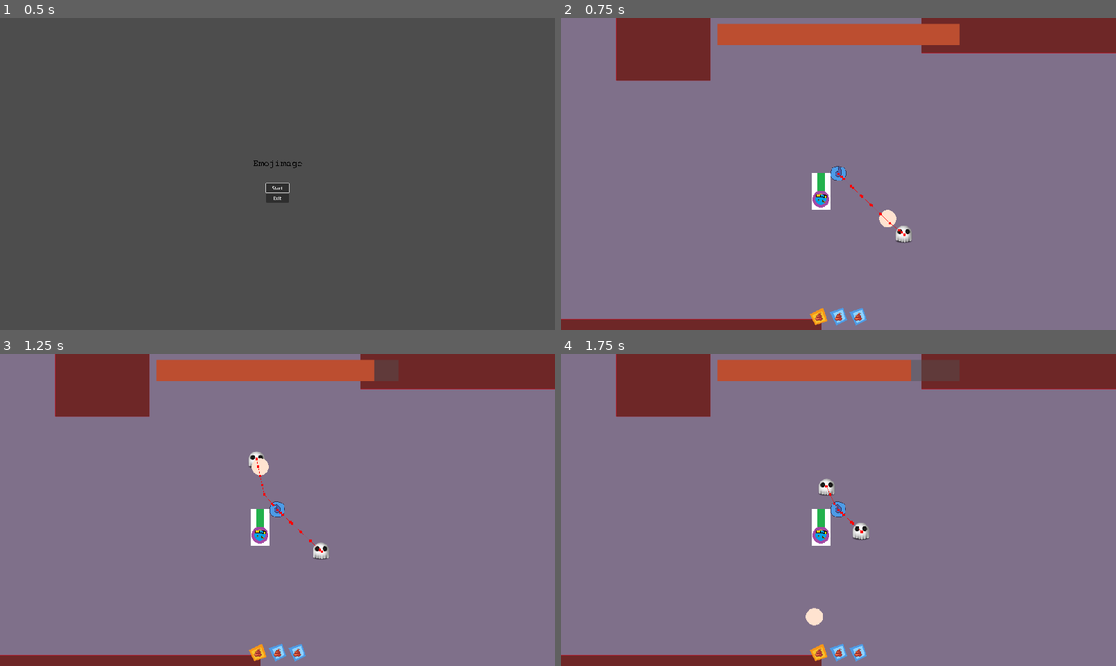
Above: before the commit, frames 1-4 (two rows, left to right).
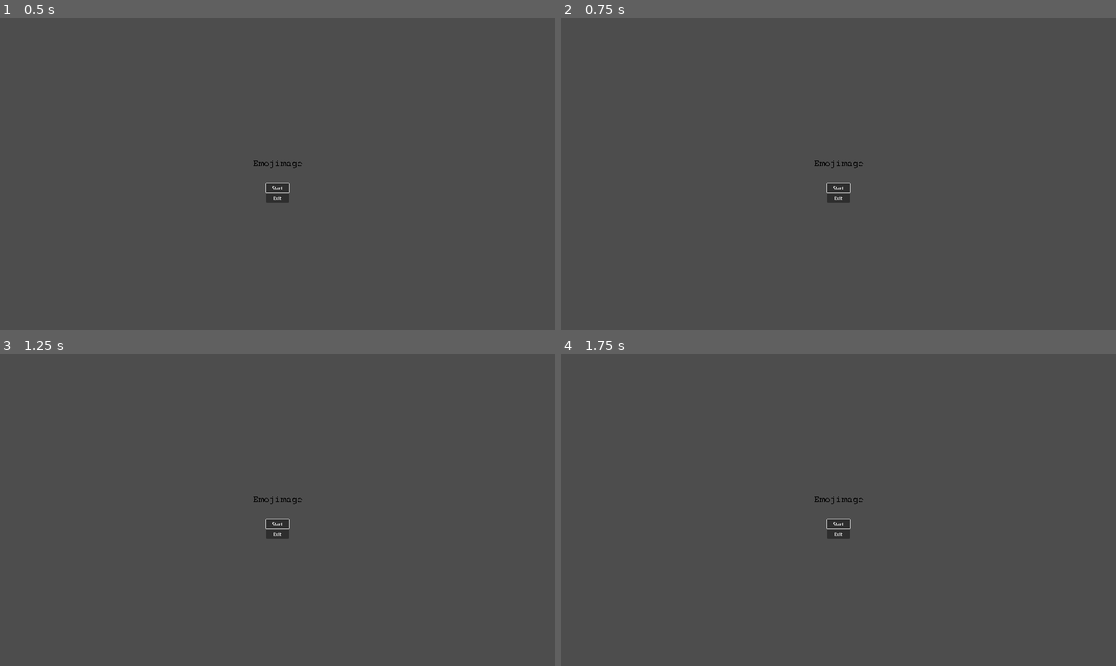
Above: after the commit, the same moments.

Repository: JulianNeuberger/EmojiMage
Game: Godot game, scene res://gui/MainMenu/MainMenu.tscn
The game is run twice, just before and just after one commit, with the same random seed, the same clock (stepped at 60 frames per second) and the same inputs.
Inputs (mouse positions are in pixels of both pictures, inside the frame that each line leads up to):
- Up to frame 1 (0.5 s): no input
- Up to frame 2 (0.75 s): click "Start" at 0.5 s
- Up to frame 3 (1.25 s): no input
- Up to frame 4 (1.75 s): click (838, 522) at 1.25 s, where only the run after the commit has a clickable "Start"

Frame 1 is identical in both runs. In frame 2, 100% of the frame differs, in the area x 0-100%, y 0-100%; in frame 3, 100%; in frame 4, 100%.

Commit message:
add levels

Diff:
--- /dev/null
+++ b/PlayerInputs/PlayerMainMenuHandler.gd
@@ -0,0 +1,8 @@
+extends Node
+signal toggle_admin_panel
+
+
+func _process(delta):
+	var pressed = Input.is_action_just_pressed("AdminPanel")
+	if pressed:
+		self.toggle_admin_panel.emit()
--- /dev/null
+++ b/PlayerInputs/PlayerMainMenuHandler.tscn
@@ -0,0 +1,6 @@
+[gd_scene load_steps=2 format=3 uid="uid://ct4udox2r2r15"]
+
+[ext_resource type="Script" path="res://PlayerInputs/PlayerMainMenuHandler.gd" id="1_x5x7g"]
+
+[node name="PlayerMainMenuHandler" type="Node"]
+script = ExtResource("1_x5x7g")
--- /dev/null
+++ b/gui/AdminTerminal/AdminTerminal.gd
@@ -0,0 +1,23 @@
+extends LineEdit
+
+var LEVEL_SELECT = "Level="
+func grab_gui_focus():
+	grab_focus()
+
+
+func _on_text_submitted(new_text: String):
+	if new_text.begins_with(LEVEL_SELECT):
+		change_level_to(new_text.erase(0, len(LEVEL_SELECT)))
+
+func change_level_to(name: String):
+	match(name):
+		"Level1":
+			get_tree().change_scene_to_file("res://levels/Level1/Level1.tscn")
+		"Level2":
+			get_tree().change_scene_to_file("res://levels/Level2/Level2.tscn")
+		"Level3":
+			get_tree().change_scene_to_file("res://levels/Level3/Level3.tscn")
+		"Level4":
+			get_tree().change_scene_to_file("res://levels/Level4/Level4.tscn")
+		"Level5":
+			get_tree().change_scene_to_file("res://levels/Level5/Level5.tscn")
--- /dev/null
+++ b/gui/AdminTerminal/AdminTerminal.tscn
@@ -0,0 +1,16 @@
+[gd_scene load_steps=2 format=3 uid="uid://sevmmo1nmpks"]
+
+[ext_resource type="Script" path="res://gui/AdminTerminal/AdminTerminal.gd" id="1_fcaxu"]
+
+[node name="AdminTerminal" type="LineEdit"]
+anchors_preset = 15
+anchor_right = 1.0
+anchor_bottom = 1.0
+grow_horizontal = 2
+grow_vertical = 2
+placeholder_text = "Command"
+caret_blink = true
+caret_blink_interval = 0.5
+script = ExtResource("1_fcaxu")
+
+[connection signal="text_submitted" from="." to="." method="_on_text_submitted"]
--- a/gui/MainMenu/MainMenu.gd
+++ b/gui/MainMenu/MainMenu.gd
@@ -1,17 +1,14 @@
 extends Node2D
 
 var game_saver: GameSaver
+var continue_button
+var start_button
 
 func _ready():
-	var continue_button = $CanvasLayer/CenterContainer/VBoxContainer/Continue
-	var start_button = $CanvasLayer/CenterContainer/VBoxContainer/Start
+	continue_button = $CanvasLayer/CenterContainer/VBoxContainer/Continue
+	start_button = $CanvasLayer/CenterContainer/VBoxContainer/Start
 	game_saver = get_node("/root/GameSaver")
-	if game_saver.has_save():
-		continue_button.visible = true
-		continue_button.grab_focus()
-	else:
-		continue_button.visible = false
-		start_button.grab_focus()
+	grab_gui_focus()
 
 func _on_start_pressed():
 	game_saver.delete_game()
@@ -22,3 +19,16 @@
 
 func _on_continue_pressed():
 	get_tree().change_scene_to_file("res://levels/testbed.tscn")
+
+func grab_gui_focus():
+	if game_saver:
+		if game_saver.has_save():
+			continue_button.visible = true
+			continue_button.grab_focus()
+		else:
+			continue_button.visible = false
+			start_button.grab_focus()
+
+func _on_gui_toggle_toggle(value):
+	if !value:
+		grab_gui_focus()
--- a/gui/MainMenu/MainMenu.tscn
+++ b/gui/MainMenu/MainMenu.tscn
@@ -1,7 +1,10 @@
-[gd_scene load_steps=3 format=3 uid="uid://bcppc16nfrh8d"]
+[gd_scene load_steps=6 format=3 uid="uid://bcppc16nfrh8d"]
 
 [ext_resource type="Texture2D" uid="uid://do0rahvxndj06" path="res://gui/MainMenu/Logo.png" id="1_65guv"]
 [ext_resource type="Script" path="res://gui/MainMenu/MainMenu.gd" id="1_f1kpf"]
+[ext_resource type="PackedScene" uid="uid://sevmmo1nmpks" path="res://gui/AdminTerminal/AdminTerminal.tscn" id="3_0h1vq"]
+[ext_resource type="PackedScene" uid="uid://b100d4col6tvy" path="res://gui/GUIToggle/GUIToggle.tscn" id="3_kqct5"]
+[ext_resource type="PackedScene" uid="uid://ct4udox2r2r15" path="res://PlayerInputs/PlayerMainMenuHandler.tscn" id="5_wghs4"]
 
 [node name="MainMenu" type="Node2D"]
 script = ExtResource("1_f1kpf")
@@ -49,6 +52,27 @@
 text = "Exit
 "
 
+[node name="GuiToggle" parent="CanvasLayer" instance=ExtResource("3_kqct5")]
+metadata/_edit_use_anchors_ = true
+
+[node name="AdminTerminal" parent="CanvasLayer/GuiToggle" instance=ExtResource("3_0h1vq")]
+custom_minimum_size = Vector2(1000, 40)
+layout_mode = 1
+anchors_preset = 7
+anchor_left = 0.5
+anchor_top = 1.0
+anchor_right = 0.5
+offset_left = -500.0
+offset_top = -80.0
+offset_right = 500.0
+offset_bottom = -40.0
+grow_vertical = 0
+metadata/_edit_use_anchors_ = true
+
+[node name="PlayerMainMenuHandler" parent="." instance=ExtResource("5_wghs4")]
+
 [connection signal="pressed" from="CanvasLayer/CenterContainer/VBoxContainer/Continue" to="." method="_on_continue_pressed"]
 [connection signal="pressed" from="CanvasLayer/CenterContainer/VBoxContainer/Start" to="." method="_on_start_pressed"]
 [connection signal="pressed" from="CanvasLayer/CenterContainer/VBoxContainer/Exit" to="." method="_on_exit_pressed"]
+[connection signal="toggle" from="CanvasLayer/GuiToggle" to="." method="_on_gui_toggle_toggle"]
+[connection signal="toggle_admin_panel" from="PlayerMainMenuHandler" to="CanvasLayer/GuiToggle" method="toggle_gui"]
--- a/levels/Level1/Level1.tscn
+++ b/levels/Level1/Level1.tscn
@@ -1,3 +1,14 @@
-[gd_scene format=3 uid="uid://bmxrtga6o2u2f"]
+[gd_scene load_steps=3 format=3 uid="uid://tcy11xrasqu7"]
 
-[node name="Level1" type="Node2D"]
+[ext_resource type="PackedScene" uid="uid://b4k0qbuyf82jb" path="res://levels/LevelPrototype.tscn" id="1_do4df"]
+[ext_resource type="PackedScene" uid="uid://b2qx5ocdrljpo" path="res://levels/Level1/Level1_TileMap.tscn" id="2_0j77i"]
+
+[node name="LevelPrototype" instance=ExtResource("1_do4df")]
+
+[node name="Level1TileMap" parent="." index="0" instance=ExtResource("2_0j77i")]
+
+[node name="EnemySpawner" parent="." index="1"]
+position = Vector2(564, 248)
+
+[node name="Wizard" parent="." index="2"]
+position = Vector2(491, 299)
--- a/levels/Level1/Level1_TileMap.tscn
+++ b/levels/Level1/Level1_TileMap.tscn
@@ -5,6 +5,7 @@
 [node name="Level1TileMap" type="TileMap"]
 tile_set = ExtResource("1_73box")
 format = 2
+layer_0/name = "floor"
 layer_0/tile_data = PackedInt32Array(-262152, 262144, 0, -196616, 262144, 0, -131080, 262144, 0, -65544, 262144, 0, -8, …(44187 unchanged characters)…
+layer_1/name = "wall"
 layer_1/tile_data = PackedInt32Array(-262123, 131072, 4, -262124, 131072, 4, -262125, 131072, 4, -262126, 131072, 4, -2 …(14812 unchanged characters)…
-layer_2/tile_data = PackedInt32Array()
--- a/levels/Level2/Level2.tscn
+++ b/levels/Level2/Level2.tscn
@@ -1,3 +1,11 @@
-[gd_scene format=3 uid="uid://c43wllbr2b37y"]
+[gd_scene load_steps=3 format=3 uid="uid://c8mai678ndn2a"]
 
-[node name="Level2" type="Node2D"]
+[ext_resource type="PackedScene" uid="uid://b4k0qbuyf82jb" path="res://levels/LevelPrototype.tscn" id="1_bd6o0"]
+[ext_resource type="PackedScene" uid="uid://6c3nf4fxf2v7" path="res://levels/Level2/Level2_TileMap.tscn" id="2_uqmxt"]
+
+[node name="LevelPrototype" instance=ExtResource("1_bd6o0")]
+
+[node name="Level2TileMap" parent="." index="0" instance=ExtResource("2_uqmxt")]
+
+[node name="EnemySpawner" parent="." index="1"]
+position = Vector2(762, 110)
--- a/levels/Level3/Level3.tscn
+++ b/levels/Level3/Level3.tscn
@@ -1,3 +1,14 @@
-[gd_scene format=3 uid="uid://cqpwekwsbritj"]
+[gd_scene load_steps=3 format=3 uid="uid://cxxyqi0ekgcj0"]
 
-[node name="Level3" type="Node2D"]
+[ext_resource type="PackedScene" uid="uid://b4k0qbuyf82jb" path="res://levels/LevelPrototype.tscn" id="1_0efge"]
+[ext_resource type="PackedScene" uid="uid://ub14t3mqtqe1" path="res://levels/Level3/Level3_TileMap.tscn" id="2_oigf0"]
+
+[node name="LevelPrototype" instance=ExtResource("1_0efge")]
+
+[node name="Level3TileMap" parent="." index="0" instance=ExtResource("2_oigf0")]
+
+[node name="EnemySpawner" parent="." index="1"]
+position = Vector2(564, 453)
+
+[node name="Wizard" parent="." index="2"]
+position = Vector2(519, 158)
--- a/levels/Level4/Level4.tscn
+++ b/levels/Level4/Level4.tscn
@@ -1,3 +1,14 @@
-[gd_scene format=3 uid="uid://c8ar3yyhtt6k8"]
+[gd_scene load_steps=3 format=3 uid="uid://736ti5hvh5p8"]
 
-[node name="Level4" type="Node2D"]
+[ext_resource type="PackedScene" uid="uid://b4k0qbuyf82jb" path="res://levels/LevelPrototype.tscn" id="1_0ax7t"]
+[ext_resource type="PackedScene" uid="uid://bj83rswlebc8t" path="res://levels/Level4/Level4_TileMap.tscn" id="2_c6egt"]
+
+[node name="LevelPrototype" instance=ExtResource("1_0ax7t")]
+
+[node name="Level4TileMap" parent="." index="0" instance=ExtResource("2_c6egt")]
+
+[node name="EnemySpawner" parent="." index="1"]
+position = Vector2(564, -46)
+
+[node name="Wizard" parent="." index="2"]
+position = Vector2(542, 323)
--- a/levels/Level5/Level5.tscn
+++ b/levels/Level5/Level5.tscn
@@ -1,3 +1,14 @@
-[gd_scene format=3 uid="uid://b6tsqqhn46y5e"]
+[gd_scene load_steps=3 format=3 uid="uid://c6vereo7ojcbl"]
 
-[node name="Level5" type="Node2D"]
+[ext_resource type="PackedScene" uid="uid://b4k0qbuyf82jb" path="res://levels/LevelPrototype.tscn" id="1_e8ced"]
+[ext_resource type="PackedScene" uid="uid://bk2upo2wjq21f" path="res://levels/Level5/Level5_TileMap.tscn" id="2_7ohj6"]
+
+[node name="LevelPrototype" instance=ExtResource("1_e8ced")]
+
+[node name="Level5TileMap" parent="." index="0" instance=ExtResource("2_7ohj6")]
+
+[node name="EnemySpawner" parent="." index="1"]
+position = Vector2(604, 681)
+
+[node name="Wizard" parent="." index="2"]
+position = Vector2(583, 208)
--- /dev/null
+++ b/levels/LevelPrototype.tscn
@@ -0,0 +1,119 @@
+[gd_scene load_steps=25 format=3 uid="uid://b4k0qbuyf82jb"]
+
+[ext_resource type="Script" path="res://levels/testbed.gd" id="1_qd80f"]
+[ext_resource type="Script" path="res://levels/enemy_spawner.gd" id="3_vn323"]
+[ext_resource type="PackedScene" uid="uid://b5dwvdvynsnak" path="res://enemies/ShootingEnemy.tscn" id="4_ybmr4"]
+[ext_resource type="Script" path="res://levels/enemy_spawn.gd" id="5_eueqe"]
+[ext_resource type="PackedScene" uid="uid://40mhhmhiflb6" path="res://enemies/basic_enemy.tscn" id="6_ersyb"]
+[ext_resource type="PackedScene" uid="uid://xmuma7eni4" path="res://wizard/Wizard.tscn" id="7_dsit8"]
+[ext_resource type="Script" path="res://Inventory/Inventory.gd" id="8_vk6dh"]
+[ext_resource type="Resource" uid="uid://bc88g3b5f0yd5" path="res://Wand/DefaultWand.tres" id="9_o0dcd"]
+[ext_resource type="Resource" uid="uid://bsluy5wxafj5e" path="res://Wand/ShotgunWand.tres" id="10_fawyv"]
+[ext_resource type="PackedScene" uid="uid://c37uaabrvavc0" path="res://Inventory/InventoryView.tscn" id="11_bw6ml"]
+[ext_resource type="PackedScene" uid="uid://c7wkav8ts6g4a" path="res://Utils/PauseGame.tscn" id="12_qjeoc"]
+[ext_resource type="PackedScene" uid="uid://b100d4col6tvy" path="res://gui/GUIToggle/GUIToggle.tscn" id="13_17fkv"]
+[ext_resource type="PackedScene" uid="uid://buhwlr85mkf4s" path="res://gui/PauseMenu/PauseGUI.tscn" id="14_ru8kw"]
+[ext_resource type="PackedScene" uid="uid://doamhicv54yp6" path="res://PlayerInputs/PlayerGUIHandler.tscn" id="15_fck0f"]
+[ext_resource type="PackedScene" uid="uid://bmddgc4p4tad2" path="res://HealthBar/HealthBar.tscn" id="16_njbwd"]
+[ext_resource type="PackedScene" uid="uid://cgqqflee25ey0" path="res://HealthBar/HealthAdapter.tscn" id="17_2ftoq"]
+[ext_resource type="PackedScene" uid="uid://dbbvf5r7satm3" path="res://levels/GrantRewardComponent.tscn" id="18_4r1ob"]
+[ext_resource type="Resource" uid="uid://ktp05k2sat2q" path="res://Wand/HandWand.tres" id="19_5qgxu"]
+[ext_resource type="PackedScene" uid="uid://d0nokkb8aiycw" path="res://levels/LevelChangeComponent.tscn" id="20_6ym35"]
+[ext_resource type="PackedScene" uid="uid://bcppc16nfrh8d" path="res://gui/MainMenu/MainMenu.tscn" id="21_0bb67"]
+[ext_resource type="PackedScene" uid="uid://dv611cflna2ek" path="res://levels/GameOverChangeComponent.tscn" id="22_evpea"]
+
+[sub_resource type="Resource" id="Resource_n5d00"]
+script = ExtResource("5_eueqe")
+enemy = ExtResource("4_ybmr4")
+amount = 3
+delay = 0.6
+
+[sub_resource type="Resource" id="Resource_3kjuf"]
+script = ExtResource("5_eueqe")
+enemy = ExtResource("6_ersyb")
+amount = 2
+delay = 0.3
+
+[sub_resource type="Resource" id="Resource_7xwms"]
+script = ExtResource("8_vk6dh")
+slots = Array[Resource("res://Wand/WandResource.gd")]([ExtResource("9_o0dcd"), ExtResource("10_fawyv")])
+max_slots = 3
+
+[node name="LevelPrototype" type="Node2D"]
+script = ExtResource("1_qd80f")
+
+[node name="EnemySpawner" type="Node2D" parent="."]
+position = Vector2(564, 298)
+script = ExtResource("3_vn323")
+enemy_spawns = Array[ExtResource("5_eueqe")]([SubResource("Resource_n5d00"), SubResource("Resource_3kjuf")])
+
+[node name="Wizard" parent="." instance=ExtResource("7_dsit8")]
+position = Vector2(519, 299)
+inventory = SubResource("Resource_7xwms")
+
+[node name="Camera2D" type="Camera2D" parent="Wizard"]
+zoom = Vector2(2, 2)
+
+[node name="CanvasLayer" type="CanvasLayer" parent="."]
+
+[node name="MarginContainer" type="MarginContainer" parent="CanvasLayer"]
+anchors_preset = 7
+anchor_left = 0.5
+anchor_top = 1.0
+anchor_right = 0.5
+anchor_bottom = 1.0
+offset_left = -25.0
+offset_top = -40.0
+offset_right = 25.0
+grow_horizontal = 2
+grow_vertical = 0
+theme_override_constants/margin_left = 25
+theme_override_constants/margin_right = 25
+theme_override_constants/margin_bottom = 15
+
+[node name="InventoryView" parent="CanvasLayer/MarginContainer" instance=ExtResource("11_bw6ml")]
+layout_mode = 2
+
+[node name="PauseGame" parent="CanvasLayer" instance=ExtResource("12_qjeoc")]
+
+[node name="GuiToggle" parent="CanvasLayer" instance=ExtResource("13_17fkv")]
+
+[node name="PauseGui" parent="CanvasLayer/GuiToggle" instance=ExtResource("14_ru8kw")]
+layout_mode = 1
+offset_left = 38.0
+offset_top = 59.0
+offset_right = 38.0
+offset_bottom = 59.0
+
+[node name="BuiltInHandler" parent="CanvasLayer" instance=ExtResource("15_fck0f")]
+
+[node name="HealthBar" parent="CanvasLayer" instance=ExtResource("16_njbwd")]
+anchors_preset = 5
+anchor_left = 0.5
+anchor_right = 0.5
+anchor_bottom = 0.0
+offset_left = -419.0
+offset_top = 20.0
+offset_right = 419.0
+offset_bottom = 94.0
+grow_vertical = 1
+value = 100.0
+can_turn_invisible = false
+
+[node name="HeathAdapter" parent="CanvasLayer/HealthBar" node_paths=PackedStringArray("health_bar") instance=ExtResource("17_2ftoq")]
+health_bar = NodePath("..")
+
+[node name="GrantRewardComponent" parent="." instance=ExtResource("18_4r1ob")]
+wand_reward = ExtResource("19_5qgxu")
+
+[node name="LevelChangeComponent" parent="." instance=ExtResource("20_6ym35")]
+next_scene = ExtResource("21_0bb67")
+
+[node name="GameOverChangeComponent" parent="." instance=ExtResource("22_evpea")]
+game_over_scene = ExtResource("21_0bb67")
+
+[connection signal="on_all_killed" from="EnemySpawner" to="GrantRewardComponent" method="grant_reward"]
+[connection signal="on_all_killed" from="EnemySpawner" to="LevelChangeComponent" method="change_scene"]
+[connection signal="toggle" from="CanvasLayer/GuiToggle" to="CanvasLayer/PauseGame" method="set_pause"]
+[connection signal="close_gui" from="CanvasLayer/GuiToggle/PauseGui" to="CanvasLayer/GuiToggle" method="close"]
+[connection signal="on_exit" from="CanvasLayer/BuiltInHandler" to="CanvasLayer/GuiToggle" method="toggle_gui"]
--- a/project.godot
+++ b/project.godot
@@ -103,6 +103,11 @@
 , Object(InputEventJoypadButton,"resource_local_to_scene":false,"resource_name":"","device":-1,"button_index":14,"pressure":0.0,"pressed":true,"script":null)
 ]
 }
+AdminPanel={
+"deadzone": 0.5,
+"events": [Object(InputEventKey,"resource_local_to_scene":false,"resource_name":"","device":-1,"window_id":0,"alt_pressed":false,"shift_pressed":false,"ctrl_pressed":false,"meta_pressed":false,"pressed":false,"keycode":0,"physical_keycode":167,"key_label":0,"unicode":0,"echo":false,"script":null)
+]
+}
 
 [layer_names]
 
--- a/wizard/Wizard.tscn
+++ b/wizard/Wizard.tscn
@@ -1,18 +1,17 @@
-[gd_scene load_steps=19 format=3 uid="uid://xmuma7eni4"]
+[gd_scene load_steps=20 format=3 uid="uid://xmuma7eni4"]
 
 [ext_resource type="Script" path="res://wizard/Wizard.gd" id="1_ppgnw"]
 [ext_resource type="Resource" uid="uid://cfgy83j6ccydw" path="res://wizard/wizard_movement.tres" id="2_uwvth"]
 [ext_resource type="Script" path="res://Inventory/Inventory.gd" id="3_gf4u5"]
 [ext_resource type="Texture2D" uid="uid://cdpt54yos0did" path="res://wizard/wizard_sprite.png" id="4_k87nx"]
-[ext_resource type="PackedScene" path="res://PlayerInputs/PlayerTriggerHandler.tscn" id="6_yj3gn"]
+[ext_resource type="PackedScene" uid="uid://du1oylx7ued42" path="res://PlayerInputs/PlayerTriggerHandler.tscn" id="6_yj3gn"]
 [ext_resource type="PackedScene" uid="uid://by5awb2fb57hl" path="res://PlayerInputs/PlayerMovementHandler.tscn" id="7_7d58m"]
 [ext_resource type="PackedScene" uid="uid://kk4usio0ih0s" path="res://Wand/Wand.tscn" id="7_oqb2r"]
 [ext_resource type="PackedScene" uid="uid://imxtb574uttf" path="res://PlayerInputs/PlayerInventoryHandler.tscn" id="8_b4w4o"]
 [ext_resource type="PackedScene" uid="uid://mxr10d1iunr0" path="res://PlayerInputs/PlayerRotationHandler.tscn" id="8_jam5k"]
 [ext_resource type="Script" path="res://health.gd" id="9_4lcvr"]
-[ext_resource type="Resource" path="res://Wand/HandWand.tres" id="10_8gpsv"]
+[ext_resource type="PackedScene" uid="uid://d4iucbq7sk0ny" path="res://HitAndHurtBox/HurtBox.tscn" id="11_twput"]
 [ext_resource type="Texture2D" uid="uid://ivan7v0fyelc" path="res://wizard/run_particles.png" id="12_c5st4"]
-[ext_resource type="PackedScene" uid="uid://d4iucbq7sk0ny" path="res://HitAndHurtBox/HurtBox.tscn" id="11_twput"]
 
 [sub_resource type="Resource" id="Resource_s7won"]
 script = ExtResource("3_gf4u5")
